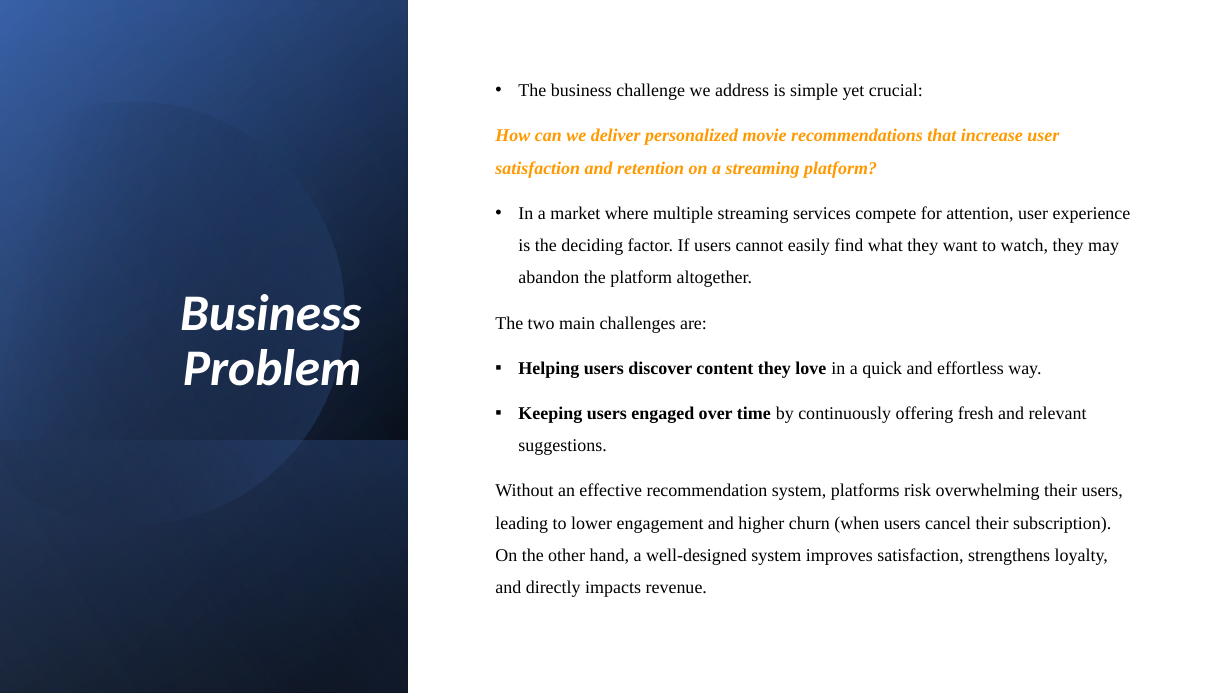
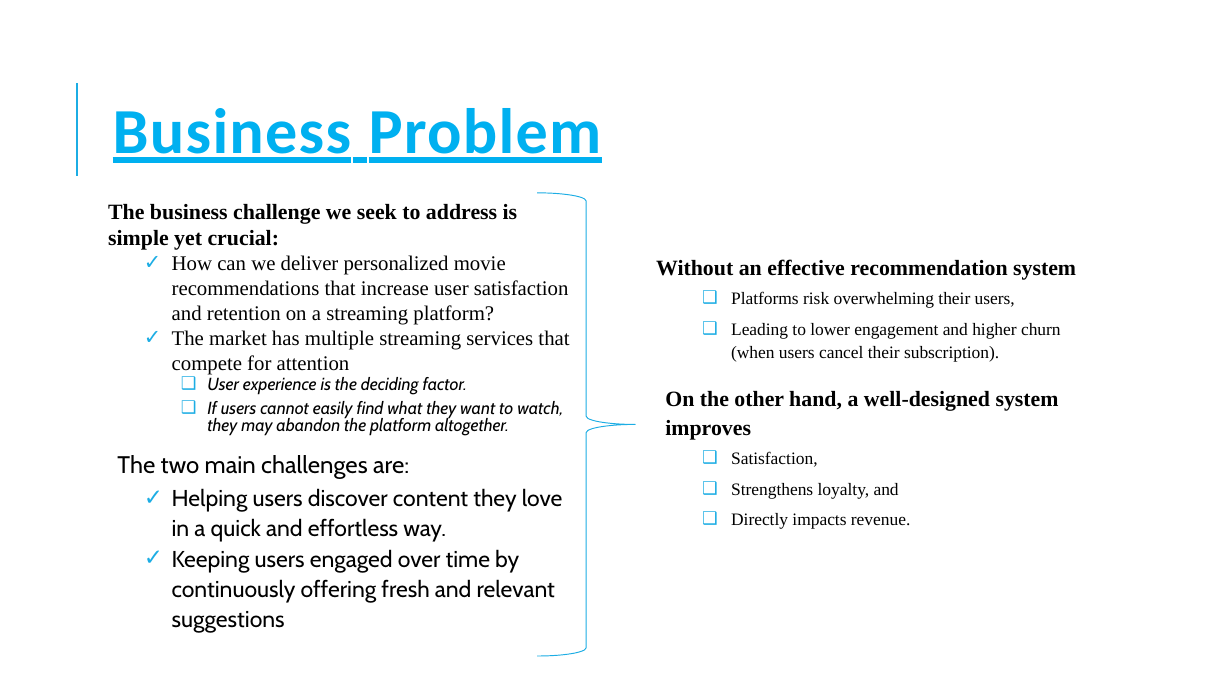
Before and after one commit to H-Rumenya/Group_2_P4_Project, a slide deck: slide 3 of Non-Technical Presentation.pptx. Drawn at 1232x693 pixels with LibreOffice and Linux fonts; fonts in the diff are those of the drawing. Boxes give left, top, right and bottom in pixels: in the first picture for what was removed or moved away, otherwise in the second. Text is boxed around its words. In the diff, an @@ line names an element or a change of style, - is before the commit and + after.

Commit message:
Modified presentation file

```diff
--- a/Non-Technical Presentation.pptx
+++ b/Non-Technical Presentation.pptx
@@ rectangle removed at [0,0,1232,693] @@
@@ rectangle removed at [0,0,409,693] @@
@@ rectangle removed at [0,1,409,693] @@
@@ rectangle removed at [0,0,409,692] @@
@@ freeform shape removed at [0,52,395,567] @@
@@ title "Business Problem": place and size @@
-title "Business Problem" at [180,294,361,386]
+title "Business Problem" at [113,108,602,163]
@@ title "Business Problem" at [113,108,602,163]: size 40 to 50 pt, text colour #FFFFFF to #00B0F0, letter spacing 0 to 1 pt, italic off, underline on; alignment right to left; line spacing 0.9 to 0.8; vertical alignment bottom to middle @@
@@ line added from (77, 176) to (77, 83), #1CADE4 1.5 pt @@
@@ text "The business challenge we seek ...": place and size @@
-text "The business challenge we seek ..." at [495,83,1131,597]
+text "The business challenge we seek ..." at [108,204,569,633]
@@ text "The business challenge we seek ..." at [108,204,569,633]: vertical alignment middle to top @@
@@ text at [108,204,518,250]: text changed; size 14 to 17 pt; bold on @@
-• The business challenge we address is simple yet crucial:
+The business challenge we seek to address is simple yet crucial:
@@ right brace added at [537,193,635,656], outline #1CADE4 0.75 pt @@
@@ text at [117,255,569,542]: size 14 to 16.1 pt, text colour #FF9900 to #000000, italic off in "How can we deliver personalized movie recommendations ..."; bold off in "How can we deliver personalized movie recommendations ...", "Helping users discover content they love"; size 14 to 18.7 pt in "The two main challenges are:"; font Times New Roman to Cabin in "The two main challenges are:", "Helping users discover content they love in ..."; size 14 to 17.9 pt in "Helping users discover content they love in ..."; bullet none to ✓; line spacing 1.5 to 1; less space between paragraphs; bullet none to  ; line spacing 1.5 to 0.8; more space between paragraphs; bullet ▪ to ✓; line spacing 1.5 to 1.1 @@
@@ text added at [656,259,1076,529], 13.6 pt, text #000000 @@
+Without an effective recommendation system
+  ❑ Platforms risk overwhelming their users,
+  ❑ Leading to lower engagement and higher churn (when users cancel their subscription).
+  On the other hand, a well-designed system improves
+  ❑ Satisfaction,
+  ❑ Strengthens loyalty, and
+  ❑ Directly impacts revenue.
@@ text at [172,330,569,436]: text changed; size 14 to 13.6 pt; font Times New Roman to Cabin; italic on @@
-• In a market where multiple streaming services compete for attention, user experience is the deciding factor. If users cannot easily find what they want to watch, they may abandon the platform altogether.
+✓ The market has multiple streaming services that compete for attention
+      ❑ User experience is the deciding factor.
+      ❑ If users cannot easily find what they want to watch, they may abandon the platform altogether.
@@ rectangle removed at [0,440,409,693] @@
@@ text at [172,549,555,633]: text changed; size 14 to 17.9 pt; font Times New Roman to Cabin @@
-▪ Keeping users engaged over time by continuously offering fresh and relevant suggestions.
-Without an effective recommendation system, platforms risk overwhelming their users, leading to lower engagement and higher churn (when users cancel their subscription). On the other hand, a well-designed system improves satisfaction, strengthens loyalty, and directly impacts revenue.
+✓ Keeping users engaged over time by continuously offering fresh and relevant suggestions
```
Also in this commit, not shown: 6 other slides changed, 1 slide added.
